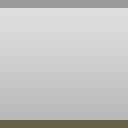
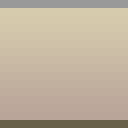
The second 128 x 128 image is a revision of the first. Changes to its layers:
hid "Wall3" over (0, 8, 128, 120)
showed "Wall1" over (0, 8, 128, 120)
